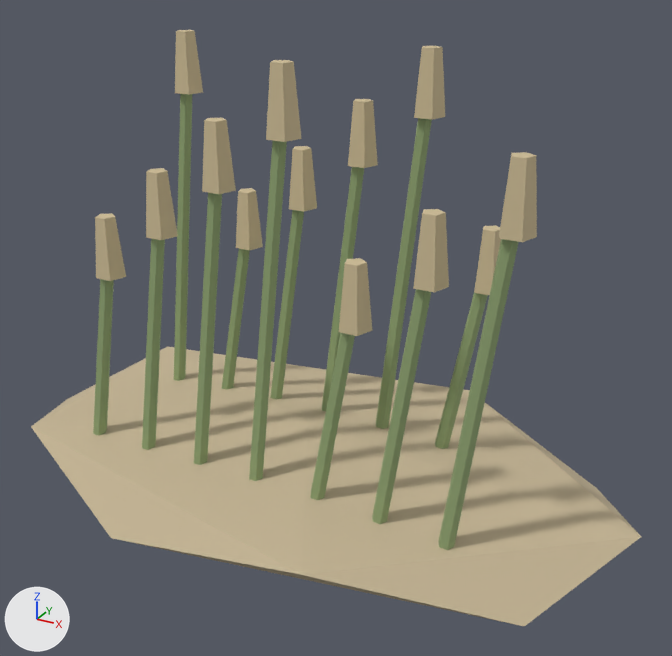
What one commit did to the glTF model public/assets/models/reed_bank.glb.
Before and after are seen from a 50 mm lens placed at (2.04, -3.43, 2.53), pointed at (0.15, 0.01, 0.82). Every picture has the same lights, and +X, +Y and +Z are marked at lower left. The older version comes first. Vertices at exactly the same position are counted once.

Names of what the first picture shows: 'reed_bank'.
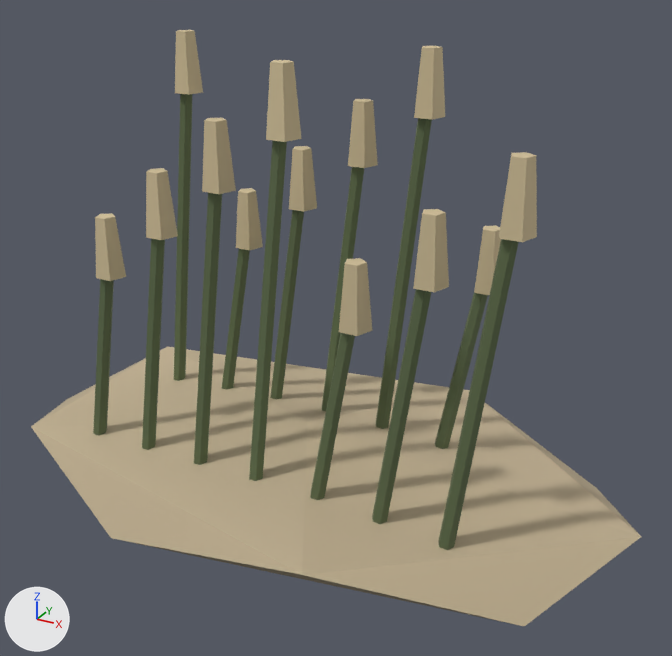
What changed in the scene script:
```text
Change me_icosphere_101:
    where me_icosphere_101.from_pydata(...)  # 298 vertices, 488 faces; spans x -1.61..1.61, y -0.89..0.89, z -0.11..2.06
    used by ob_reed_bank; location = (0.0, 0.0, 0.0)
    me_icosphere_101 part 1: 265 faces centred in x -0.97..1.13, y -0.48..0.48, z -0.04..1.92 are repainted in the vertex colours; the middle colour goes from green #93a876 to dark green #5f6d4b
    me_icosphere_101 part 2: 220 faces centred in x -1.4..1.4, y -0.78..0.78, z 0.06..2.06 are repainted in the vertex colours; the middle colour goes from beige #cebd97 to beige #c8b792
```

Pixel boxes [x1, y1, x2, y2] of what changed, in the pictures (672 x 656 px):
part 1 of me_icosphere_101, recoloured (green to dark green)
    both: [93, 94, 519, 550]
part 2 of me_icosphere_101, edited (looks the same)
    both: [31, 31, 641, 626]
